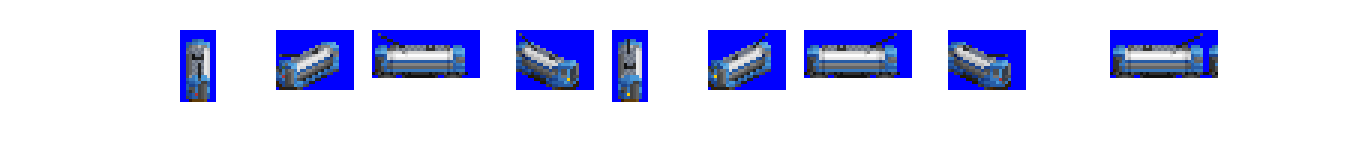
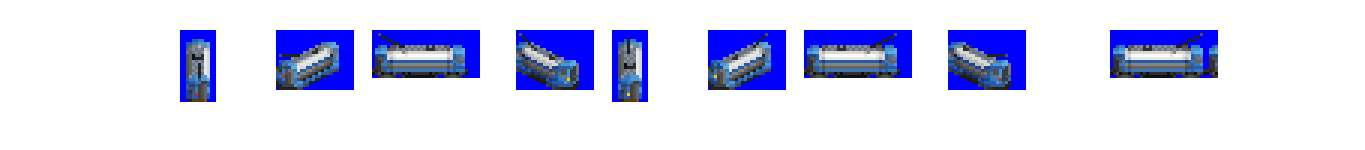
The second 1365 × 150 image is a revision of the first. Changes to its layers:
painted on "cc cab" over bbox(372, 69, 1209, 72)
